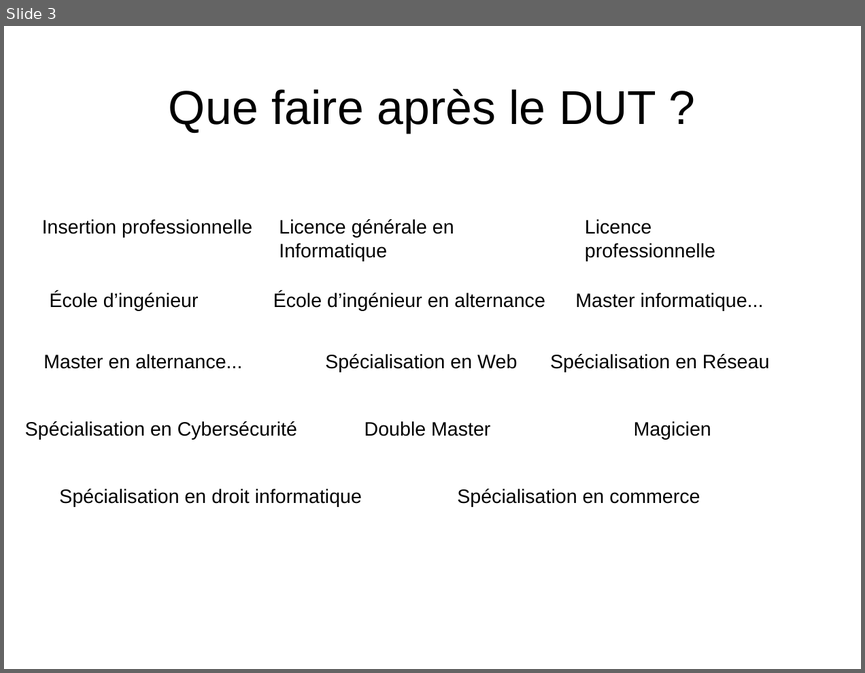
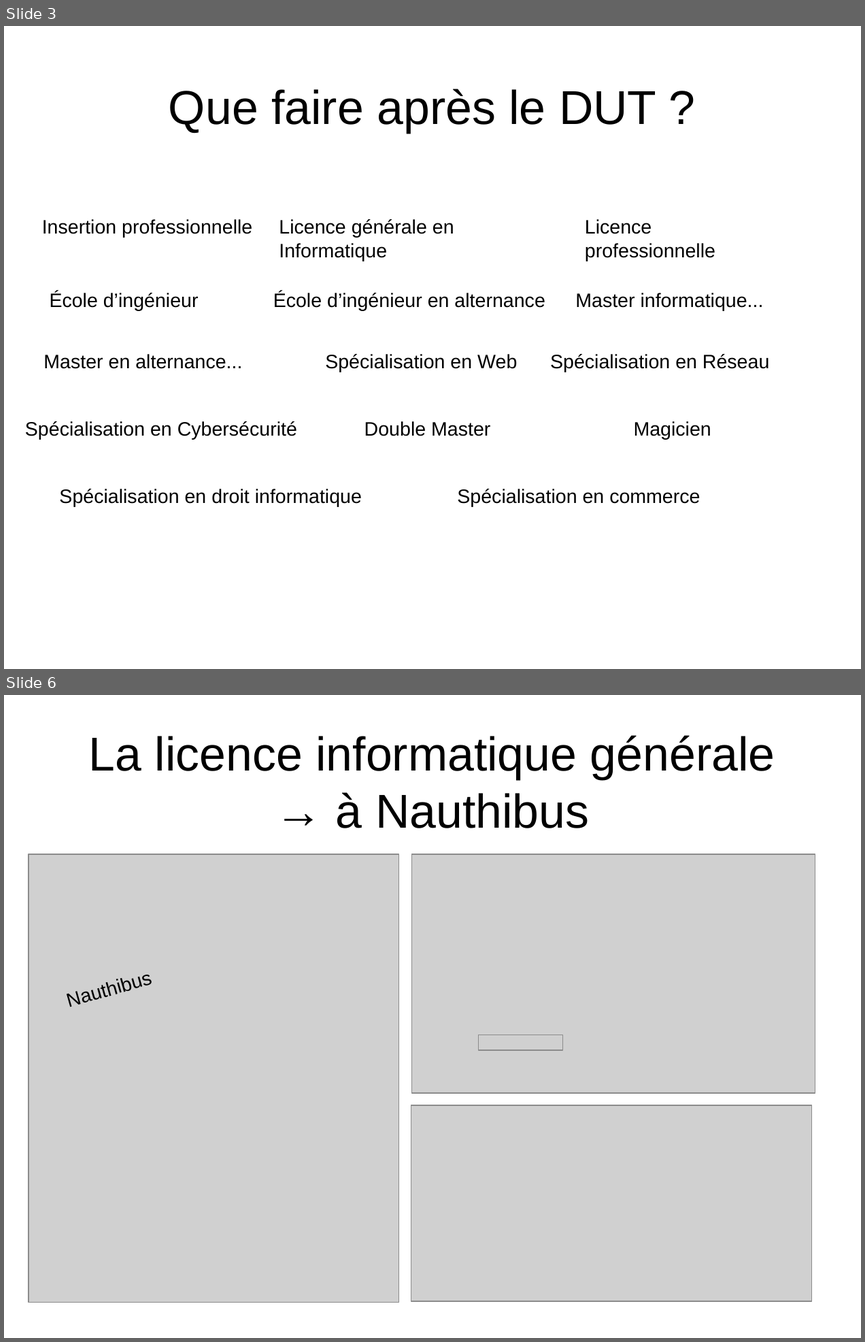
Before and after one commit to hana69200/Cours, a slide deck: S3/Com - PPP/PPP.odp. Shown one above the other, each under a label of ours: slide 3 before the commit, slides 3 and 6 after it; the slides between them are not shown. The pictures are 865x673 and 865x1342 pixels, drawn with LibreOffice and Linux fonts; fonts in the diff are those of the drawing; grey boxes stand for pictures. Boxes give left, top, right and bottom in pixels: in the first picture for what was removed or moved away, otherwise in the second. Text is boxed around its words. In the diff, an @@ line names an element or a change of style, - is before the commit and + after.

```diff
--- a/S3/Com - PPP/PPP.odp
+++ b/S3/Com - PPP/PPP.odp
@@ slide 6 added at <box>4,695,861,1338</box>, background #FFFFFF @@
@@ title added at <box>89,735,775,828</box>, 44 pt, text #000000 @@
+La licence informatique générale
+→ à Nauthibus
@@ picture added at <box>28,854,398,1302</box> @@
@@ picture added at <box>411,854,815,1093</box> @@
@@ text added at <box>55,959,166,1016</box>, 18 pt, text #000000 @@
+Nauthibus
@@ picture added at <box>478,1035,562,1051</box> @@
@@ picture added at <box>411,1106,813,1302</box> @@
```
Also in this commit, not shown: 4 slides changed, 3 other slides added, 3 other files.
